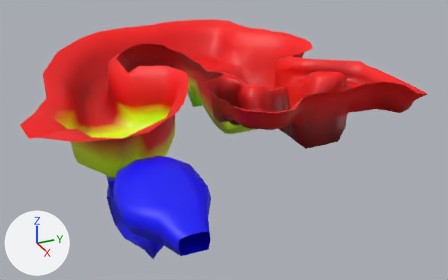
The glTF model Assets/Meshes/Levels/TutorialLevel/TutorialLevelNew.glb: old version first, new version second.
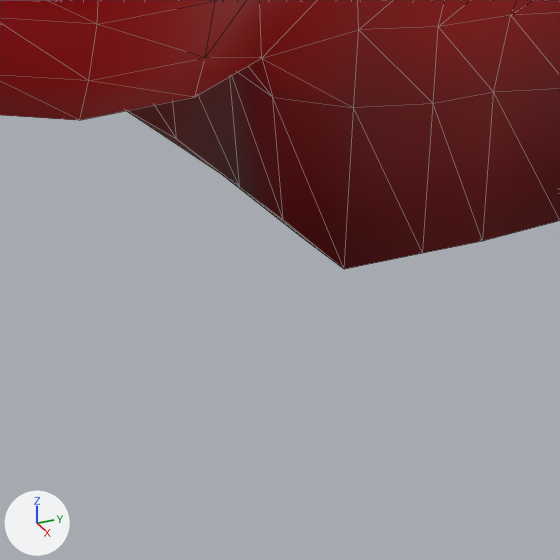
Old and new are each drawn whole from a camera (50 mm lens) standing at (66.4, -72.3, 33.0) and looking at (-17.0, -34.8, -8.7) and again close up on the part from 58% to 74% of the width and 41% to 66% of the height. Every picture has the same lights, and +X, +Y and +Z are marked at lower left. The first two pictures are the older version. The close-ups show mesh edges as thin lines. Vertices at exactly the same position are counted once.
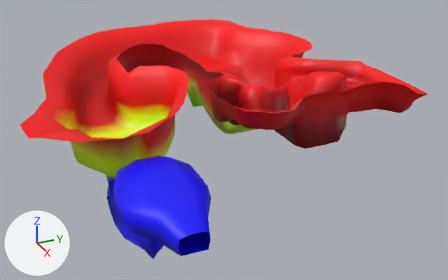
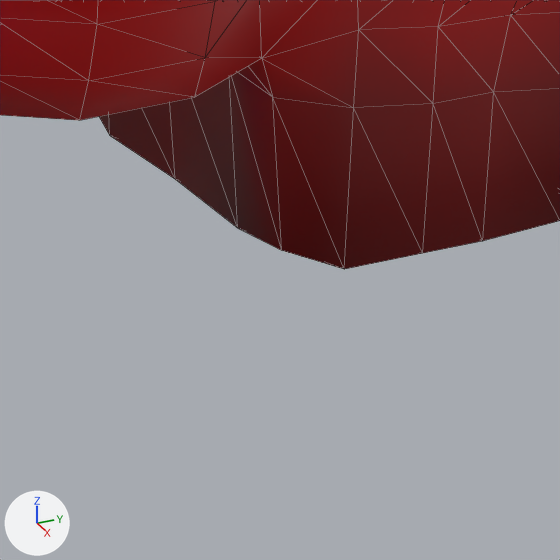
Edits to the bpy script that builds the scene:
```text
Change me_plane:
    where me_plane.from_pydata(...)  # 969 vertices, 1837 faces; spans x -51.8..12.3, y -65.6..-12.6, z -19.6..5.1
    used by ob_plane; location = (0.0, 0.0, 0.0)
    me_plane part 1
    me_plane.vertices[102].co: (-3.6, -31.4, -2.6) -> (-3.6, -31.4, -3.4)  # pixel (176, 139) -> pixel (175, 179)
    me_plane.vertices[103].co: (-1.4, -31.4, -2.6) -> (-1.4, -31.4, -3.4)  # pixel (239, 187) -> pixel (237, 228)
    me_plane.vertices[104].co: (-6.1, -31.8, -2.5) -> (-6.1, -31.8, -2.8)
    me_plane.vertices[105].co: (0.1, -31.4, -2.6) -> (0.1, -31.4, -3.2)  # pixel (283, 219) -> pixel (281, 250)
    me_plane.vertices[106].co: (-5.5, -31.8, -2.5) -> (-5.5, -31.8, -3.2)  # not seen -> pixel (109, 135)
```

Pixel boxes (x1, y1, x2, y2) of what changed, in the close-ups (560 x 560 px; the box of a moved part takes in the faces that stretch with it):
part 1 of me_plane, moved or reshaped
    before: (127, 72, 344, 269)
    after: (99, 72, 344, 269)
